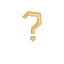
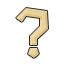
Before/after of a 64x64 layered artwork. What changed in the layer stack:
painted on "Polygon 1" over [16, 8, 48, 58]
